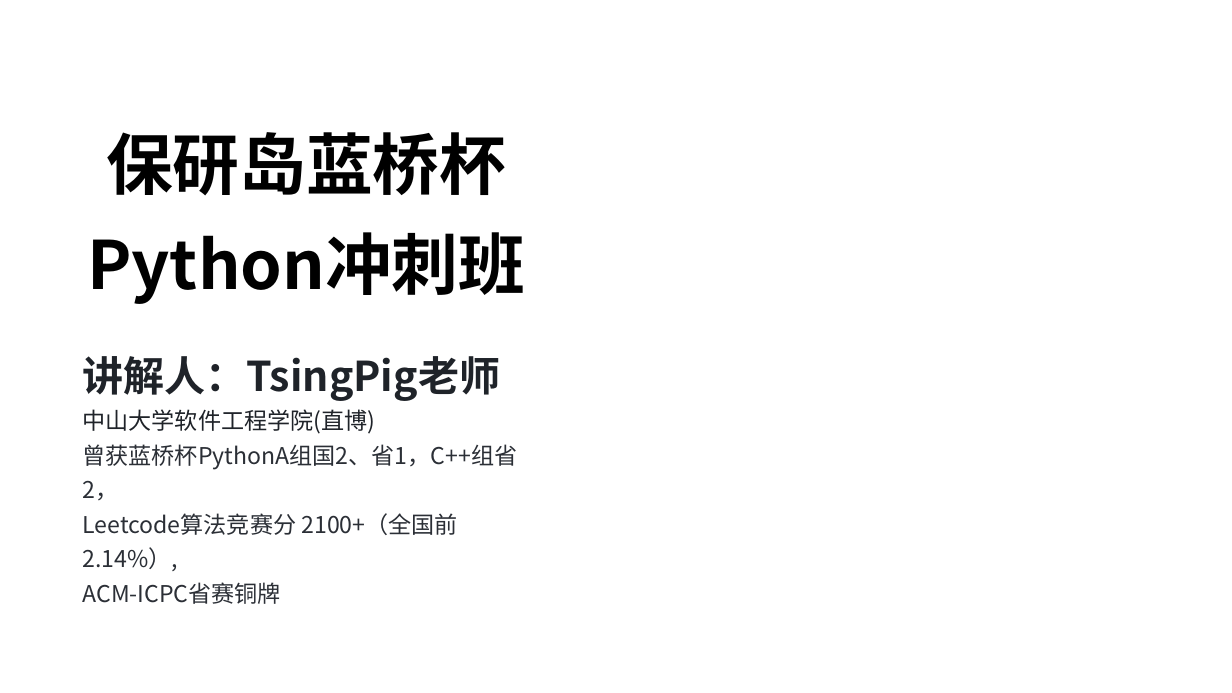
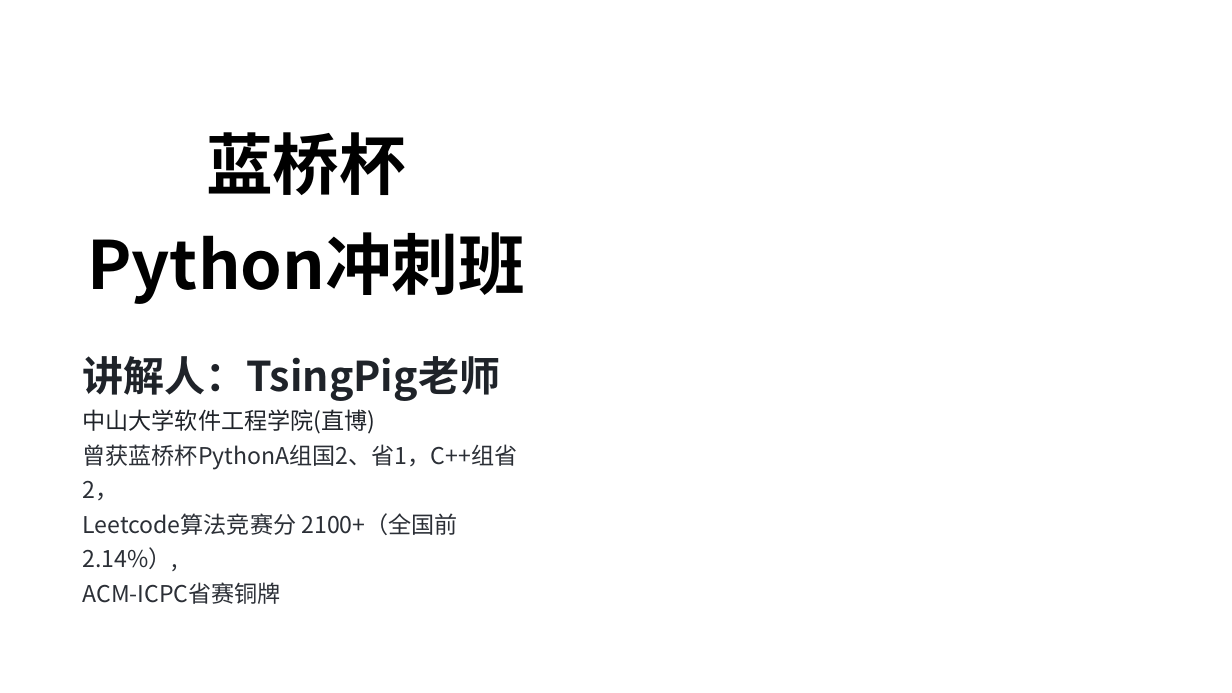
Before and after one commit to TsingPig/CodeRepo, a slide deck: slide 1 of Algorithm/_____保研岛____Python蓝桥杯/课件/Python 课时1.pptx. Drawn at 1232x693 pixels with LibreOffice and Linux fonts; fonts in the diff are those of the drawing; background and template pictures are left out. Boxes give left, top, right and bottom in pixels: in the first picture for what was removed or moved away, otherwise in the second. Text is boxed around its words. In the diff, an @@ line names an element or a change of style, - is before the commit and + after.

```diff
--- a/Algorithm/_____保研岛____Python蓝桥杯/课件/Python 课时1.pptx
+++ b/Algorithm/_____保研岛____Python蓝桥杯/课件/Python 课时1.pptx
@@ text at [87, 132, 525, 304]: text changed @@
-保研岛蓝桥杯Python冲刺班
+蓝桥杯
+Python冲刺班
```
Also in this commit, not shown: 7 other slides changed, 2 slides added, 4 slides removed, 3 other files.
